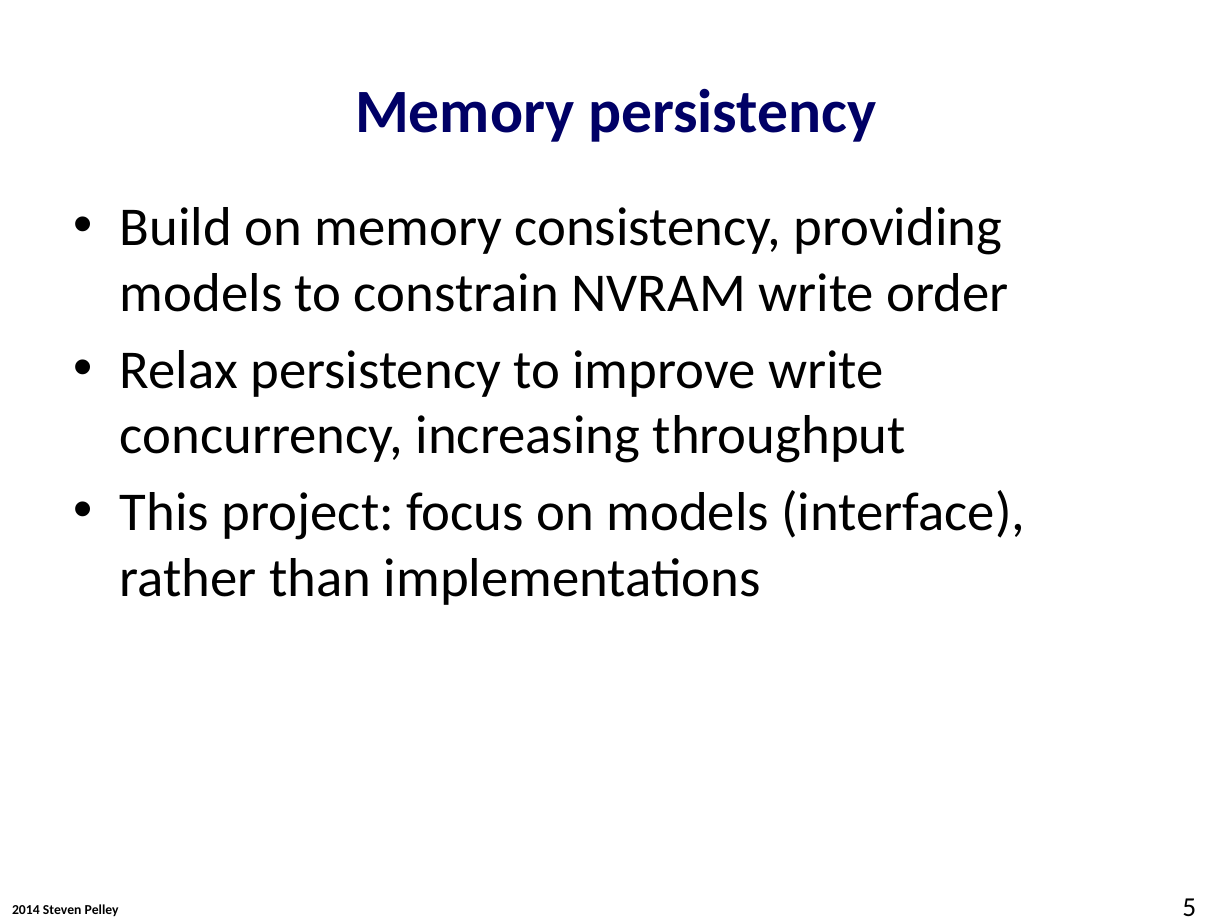
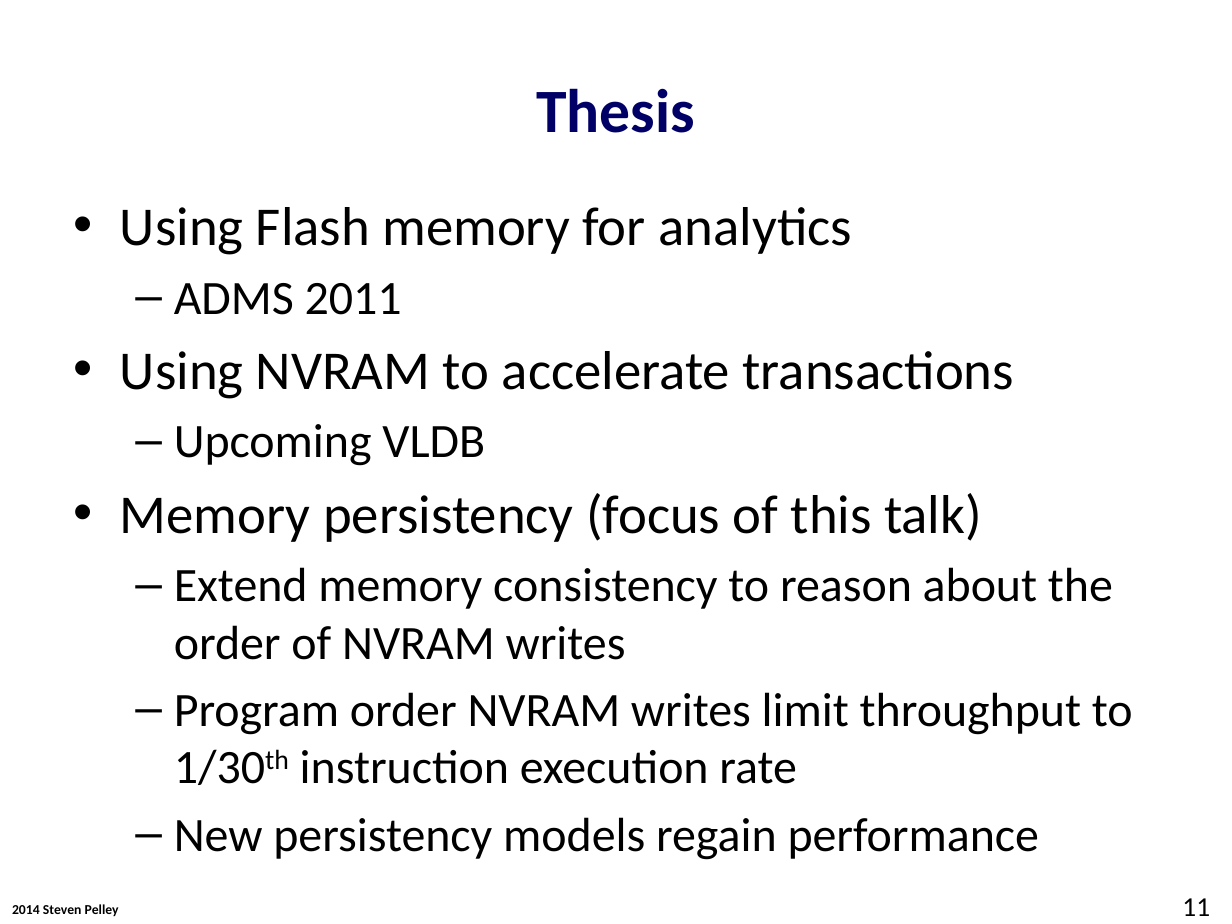
Before and after one commit to Abulila/dissertation, a slide deck: slide 11 of proposal/defense.pptx (slide 5 before the commit). Drawn at 1232x924 pixels with LibreOffice and Linux fonts; fonts in the diff are those of the drawing; background and template pictures are left out. Boxes give left, top, right and bottom in pixels: in the first picture for what was removed or moved away, otherwise in the second. Text is boxed around its words. In the diff, an @@ line names an element or a change of style, - is before the commit and + after.

Commit message:
defense.pptx: intro and working on epoch persistency definition

```diff
--- a/proposal/defense.pptx
+++ b/proposal/defense.pptx
@@ title at (x1=537, y1=88, x2=696, y2=133): text changed @@
-Memory persistency
+Thesis
@@ text at (x1=120, y1=207, x2=1133, y2=860): text changed; size 32 to 28 pt @@
-• Build on memory consistency, providing models to constrain NVRAM write order
-• Relax persistency to improve write concurrency, increasing throughput
-• This project: focus on models (interface), rather than implementations
+• Using Flash memory for analytics
+  – ADMS 2011
+• Using NVRAM to accelerate transactions
+  – Upcoming VLDB
+• Memory persistency (focus of this talk)
+  – Extend memory consistency to reason about the order of NVRAM writes
+  – Program order NVRAM writes limit throughput to 1/30th instruction execution rate
+  – New persistency models regain performance
@@ page number at (x1=1182, y1=898, x2=1210, y2=916): text changed @@
-5
+11
```
Also in this commit, not shown: 13 other slides changed, 12 slides added, 2 slides removed.
